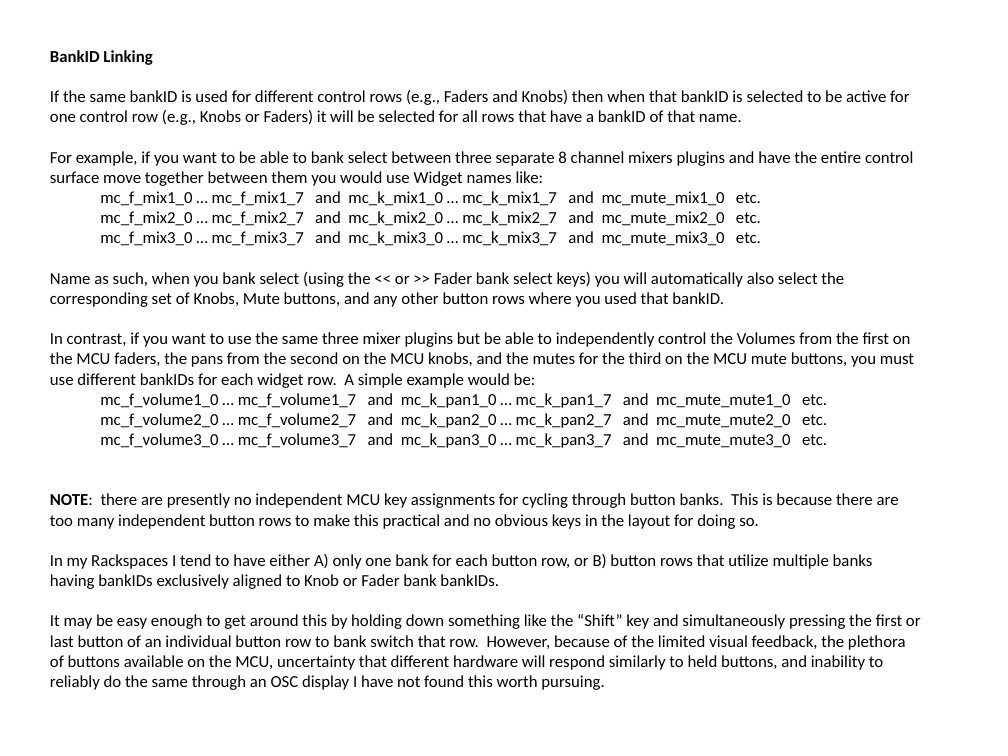
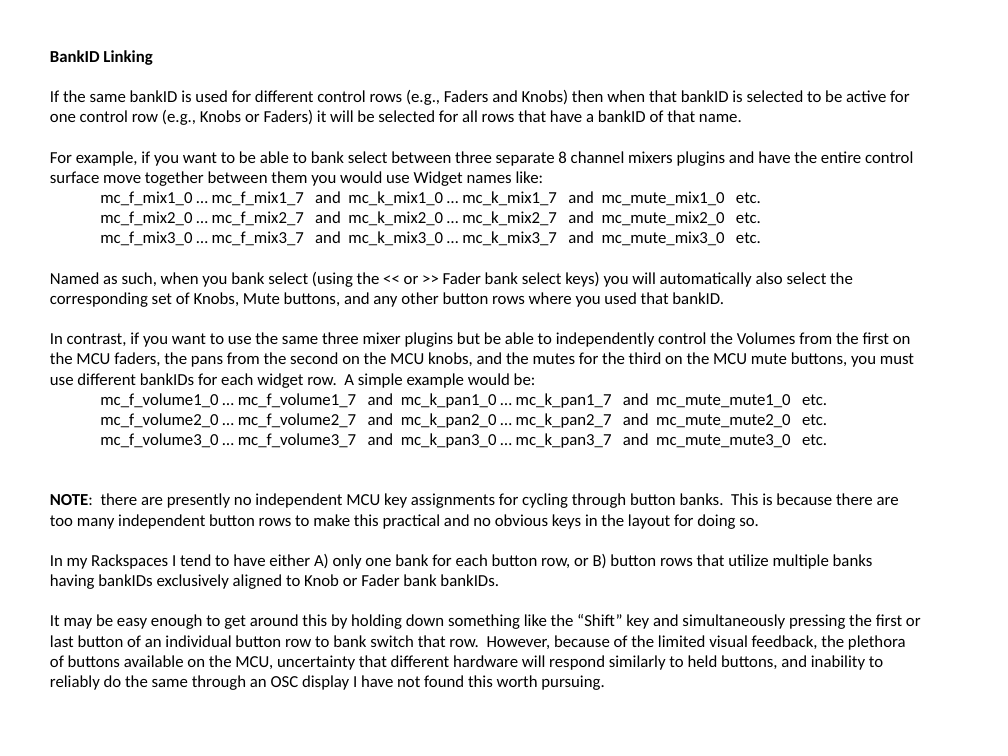
Before and after one commit to WidnerM/GP-MCU, a slide deck: slide 6 of MCU Extension.pptx. Drawn at 1008x756 pixels with LibreOffice and Linux fonts; fonts in the diff are those of the drawing. Boxes give left, top, right and bottom in pixels: in the first picture for what was removed or moved away, otherwise in the second. Text is boxed around its words. In the diff, an @@ line names an element or a change of style, - is before the commit and + after.

```diff
--- a/MCU Extension.pptx
+++ b/MCU Extension.pptx
@@ text at bbox=[50, 272, 853, 307]: text changed @@
-Name as such, when you bank select (using the << or >> Fader bank select keys) you will automatically also select the corresponding set of Knobs, Mute buttons, and any other button rows where you used that bankID.
+Named as such, when you bank select (using the << or >> Fader bank select keys) you will automatically also select the corresponding set of Knobs, Mute buttons, and any other button rows where you used that bankID.
```
Also in this commit, not shown: 4 other files.
